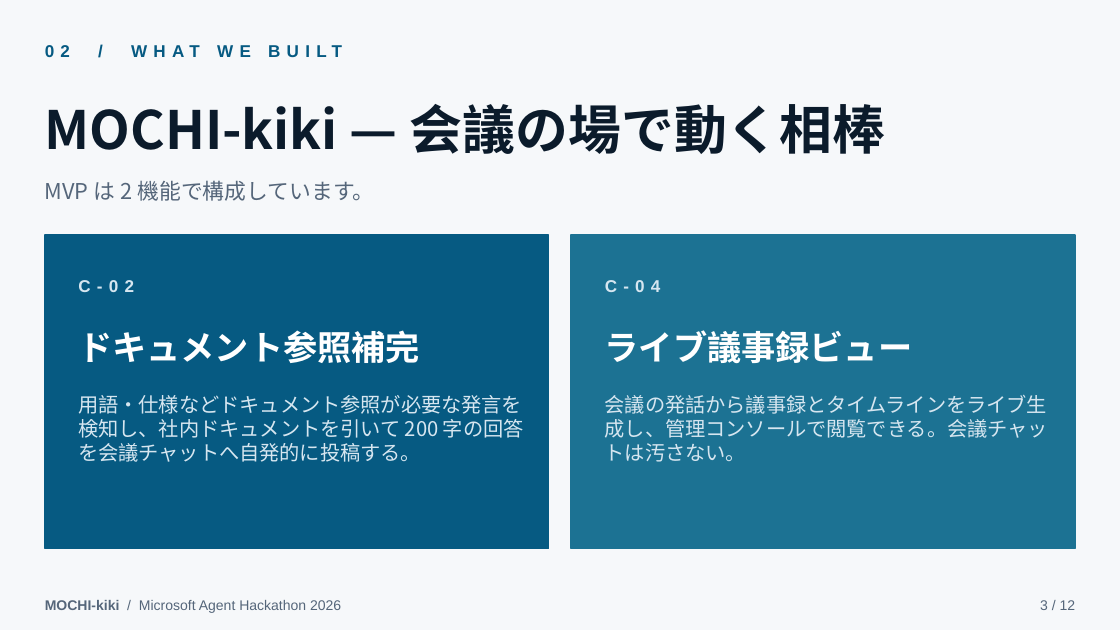
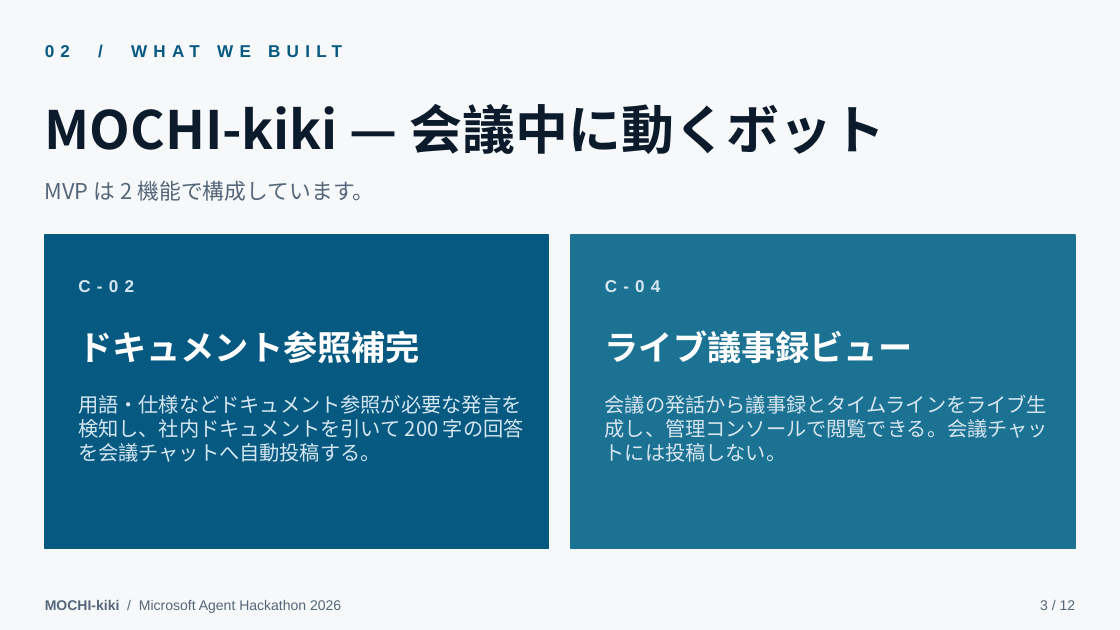
Before and after one commit to MOCHITEC/MOCHI-kiki, a slide deck: slide 3 of articles/mochi-kiki-teams-agent/video/mochi-kiki-demo-deck.pptx. Drawn at 1120x630 pixels with LibreOffice and Linux fonts; fonts in the diff are those of the drawing. Boxes give left, top, right and bottom in pixels: in the first picture for what was removed or moved away, otherwise in the second. Text is boxed around its words. In the diff, an @@ line names an element or a change of style, - is before the commit and + after.

```diff
--- a/articles/mochi-kiki-teams-agent/video/mochi-kiki-demo-deck.pptx
+++ b/articles/mochi-kiki-teams-agent/video/mochi-kiki-demo-deck.pptx
@@ text at <box>45,104,885,154</box>: text changed @@
-MOCHI-kiki — 会議の場で動く相棒
+MOCHI-kiki — 会議中に動くボット
@@ text at <box>78,395,524,462</box>: text changed @@
-用語・仕様などドキュメント参照が必要な発言を検知し、社内ドキュメントを引いて 200 字の回答を会議チャットへ自発的に投稿する。
+用語・仕様などドキュメント参照が必要な発言を検知し、社内ドキュメントを引いて 200 字の回答を会議チャットへ自動投稿する。
@@ text at <box>605,395,1048,462</box>: text changed @@
-会議の発話から議事録とタイムラインをライブ生成し、管理コンソールで閲覧できる。会議チャットは汚さない。
+会議の発話から議事録とタイムラインをライブ生成し、管理コンソールで閲覧できる。会議チャットには投稿しない。
```
Also in this commit, not shown: 5 other slides changed, 3 other files.
